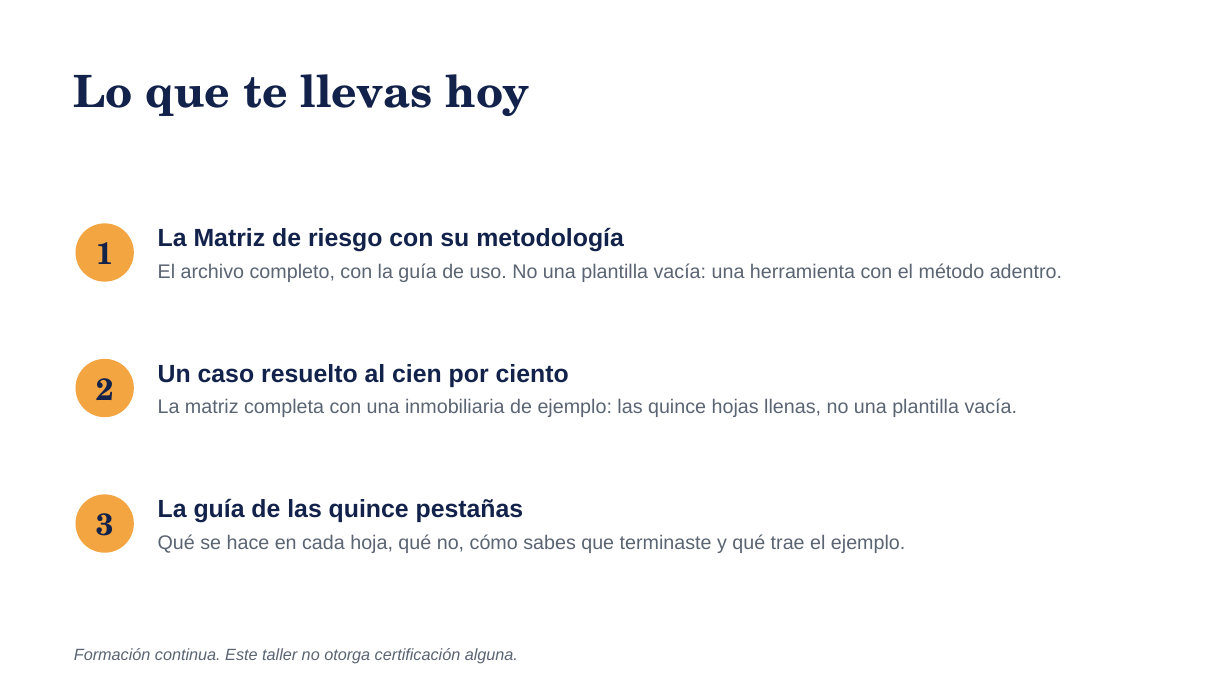
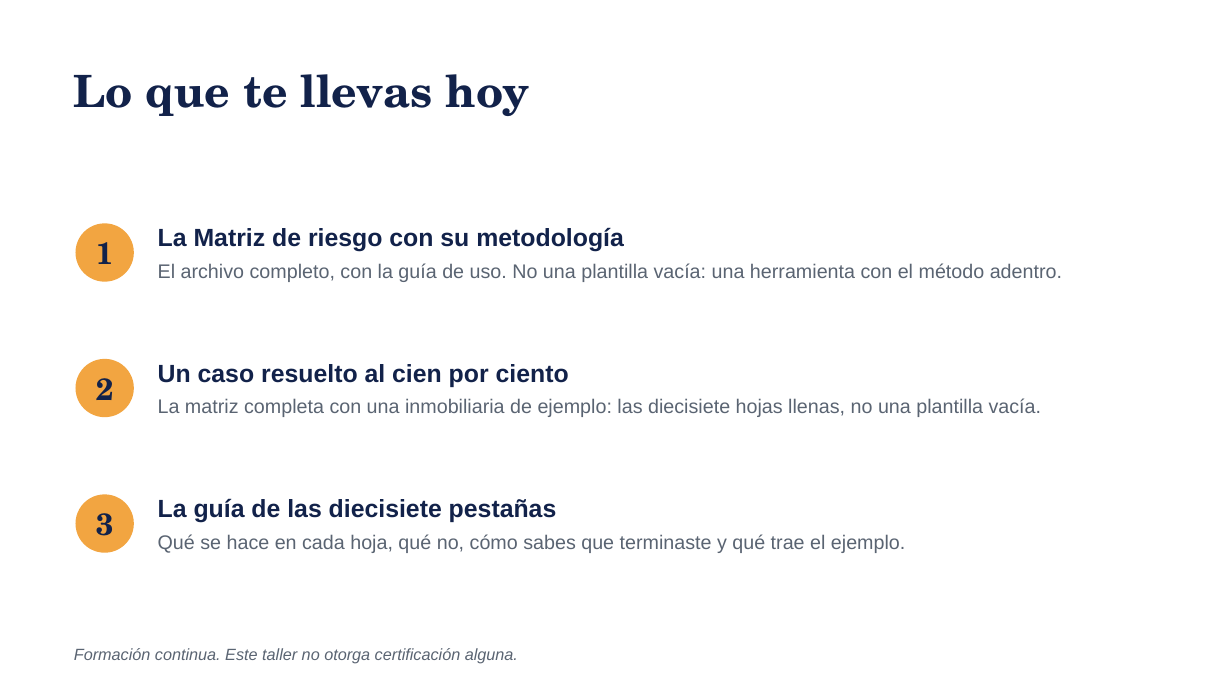
Before and after one commit to maribelvazquez/S01-TAV-IDENTIFICACION, a slide deck: slide 3 of s02/descargables/S02_ALU_01_Presentacion.pptx. Drawn at 1232x693 pixels with LibreOffice and Linux fonts; fonts in the diff are those of the drawing. Boxes give left, top, right and bottom in pixels: in the first picture for what was removed or moved away, otherwise in the second. Text is boxed around its words. In the diff, an @@ line names an element or a change of style, - is before the commit and + after.

```diff
--- a/s02/descargables/S02_ALU_01_Presentacion.pptx
+++ b/s02/descargables/S02_ALU_01_Presentacion.pptx
@@ text at <box>158,398,1042,417</box>: text changed @@
-La matriz completa con una inmobiliaria de ejemplo: las quince hojas llenas, no una plantilla vacía.
+La matriz completa con una inmobiliaria de ejemplo: las diecisiete hojas llenas, no una plantilla vacía.
@@ text at <box>158,498,557,523</box>: text changed @@
-La guía de las quince pestañas
+La guía de las diecisiete pestañas
```
Also in this commit, not shown: 9 other slides changed, 18 other files.
